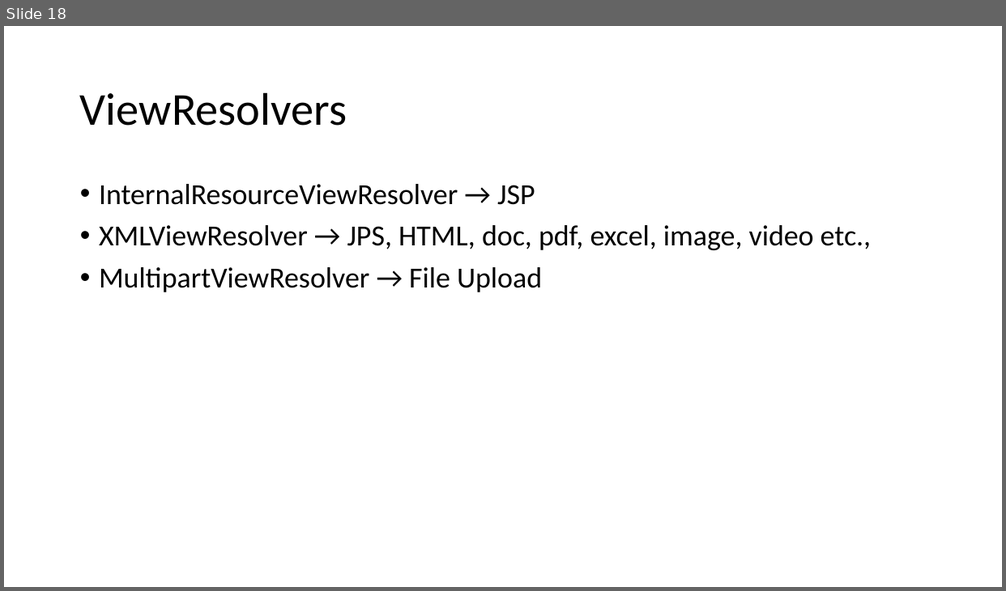
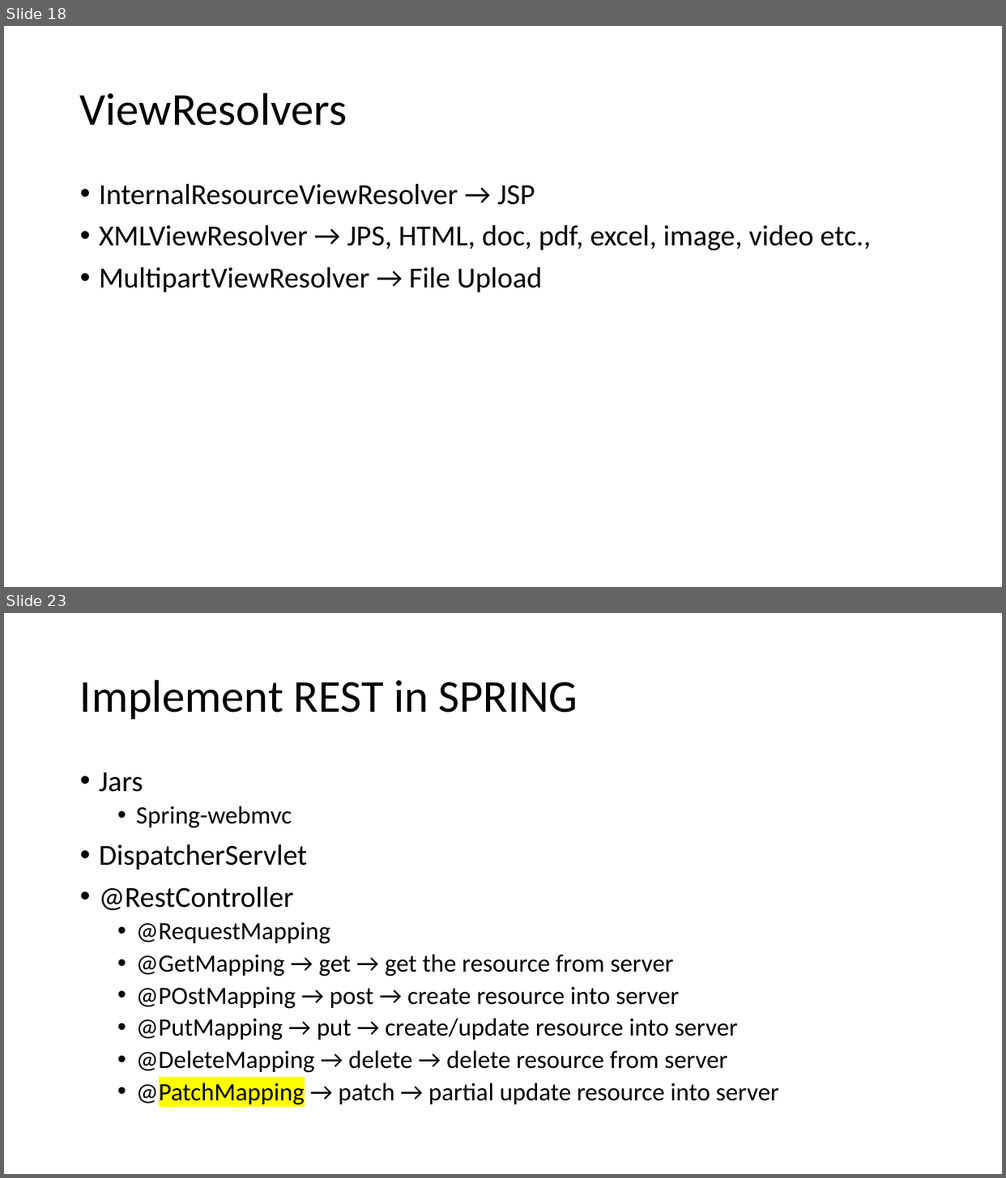
Before and after one commit to sharmilasimhadri/pod_trg, a slide deck: notes.pptx. Shown one above the other, each under a label of ours: slide 18 before the commit, slides 18 and 23 after it; the slides between them are not shown. The pictures are 1006x591 and 1006x1178 pixels, drawn with LibreOffice and Linux fonts; fonts in the diff are those of the drawing. Boxes give left, top, right and bottom in pixels: in the first picture for what was removed or moved away, otherwise in the second. Text is boxed around its words. In the diff, an @@ line names an element or a change of style, - is before the commit and + after.

```diff
--- a/notes.pptx
+++ b/notes.pptx
@@ slide 23 added at [4, 613, 1002, 1174], background #FFFFFF @@
@@ title added at [80, 679, 578, 719], 44 pt, text #000000 @@
+Implement REST in SPRING
@@ text added at [99, 773, 779, 1107], 24 pt, text #000000 @@
+• Jars
+  • Spring-webmvc
+• DispatcherServlet
+• @RestController
+  • @RequestMapping
+  • @GetMapping → get → get the resource from server
+  • @POstMapping → post → create resource into server
+  • @PutMapping → put → create/update resource into server
+  • @DeleteMapping → delete → delete resource from server
+  • @PatchMapping → patch → partial update resource into server
```
Also in this commit, not shown: 2 slides changed, 13 other slides added, 1 other file.
